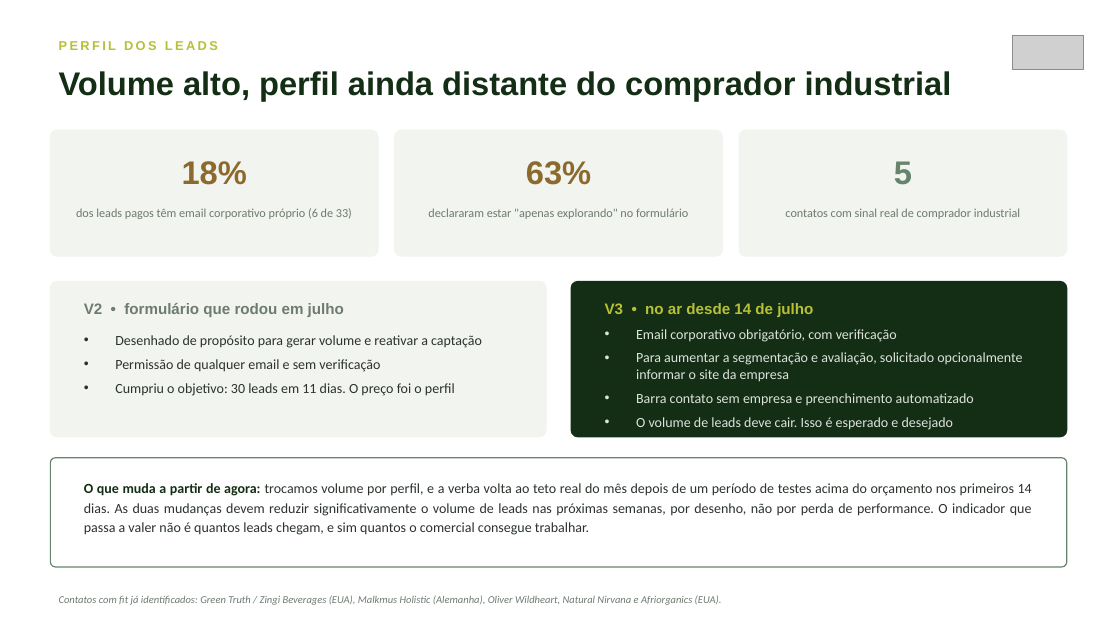
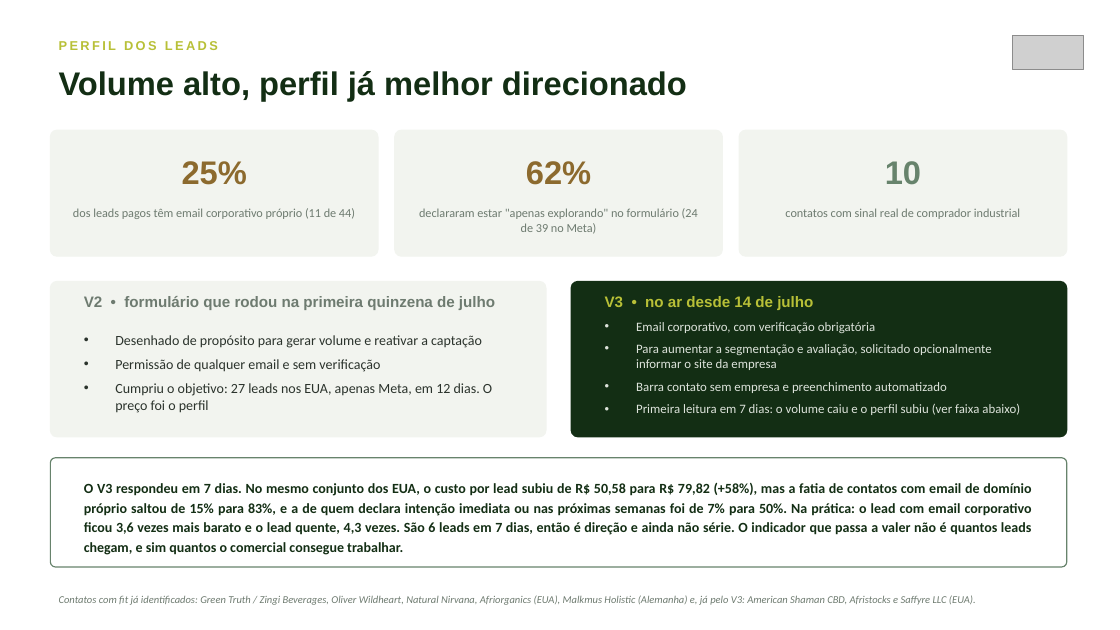
Before and after one commit to gpr25/arqOS, a slide deck: slide 5 of Triunfo do Brasil/marketing/relatorios/triunfo-resultados-julho.pptx. Drawn at 1120x630 pixels with LibreOffice and Linux fonts; fonts in the diff are those of the drawing; grey boxes stand for pictures. Boxes give left, top, right and bottom in pixels: in the first picture for what was removed or moved away, otherwise in the second. Text is boxed around its words. In the diff, an @@ line names an element or a change of style, - is before the commit and + after.

```diff
--- a/Triunfo do Brasil/marketing/relatorios/triunfo-resultados-julho.pptx
+++ b/Triunfo do Brasil/marketing/relatorios/triunfo-resultados-julho.pptx
@@ text at (59, 71, 687, 101): text changed @@
-Volume alto, perfil ainda distante do comprador industrial
+Volume alto, perfil já melhor direcionado
@@ text at (182, 161, 247, 185): text changed @@
-18%
+25%
@@ text at (526, 161, 591, 185): text changed @@
-63%
+62%
@@ text at (885, 161, 921, 185): text changed @@
-5
+10
@@ text at (73, 208, 355, 219): text changed @@
-dos leads pagos têm email corporativo próprio (6 de 33)
+dos leads pagos têm email corporativo próprio (11 de 44)
@@ text at (419, 208, 698, 234): text changed @@
-declararam estar "apenas explorando" no formulário
+declararam estar "apenas explorando" no formulário (24 de 39 no Meta)
@@ text at (84, 296, 495, 310): text changed @@
-V2 • formulário que rodou em julho
+V2 • formulário que rodou na primeira quinzena de julho
@@ text "V3 • no ar desde ...": place and size @@
-text "V3 • no ar desde ..." at (605, 303, 813, 317)
+text "V3 • no ar desde ..." at (605, 296, 813, 310)
@@ text "Email corporativo, com verificação obrigatória": place and size @@
-text "Email corporativo, com verificação obrigatória" at (636, 329, 1022, 430)
+text "Email corporativo, com verificação obrigatória" at (636, 322, 1020, 415)
@@ text at (636, 322, 875, 333): text changed; size 12 to 11 pt @@
-• Email corporativo obrigatório, com verificação
+• Email corporativo, com verificação obrigatória
@@ text at (636, 344, 991, 393): size 12 to 11 pt in "Para aumentar a segmentação e avaliação, solicitado ...", "Barra contato sem empresa e preenchimento automatizado" @@
@@ text at (115, 383, 492, 413): text changed @@
-• Cumpriu o objetivo: 30 leads em 11 dias. O preço foi o perfil
+• Cumpriu o objetivo: 27 leads nos EUA, apenas Meta, em 12 dias. O preço foi o perfil
@@ text at (636, 404, 1020, 415): text changed; size 12 to 11 pt @@
-• O volume de leads deve cair. Isso é esperado e desejado
+• Primeira leitura em 7 dias: o volume caiu e o perfil subiu (ver faixa abaixo)
@@ text at (84, 483, 1032, 555): text changed; text colour #2B332C to #132E14; bold on @@
-O que muda a partir de agora: trocamos volume por perfil, e a verba volta ao teto real do mês depois de um período de testes acima do orçamento nos primeiros 14 dias. As duas mudanças devem reduzir significativamente o volume de leads nas próximas semanas, por desenho, não por perda de performance. O indicador que passa a valer não é quantos leads chegam, e sim quantos o comercial consegue trabalhar.
+O V3 respondeu em 7 dias. No mesmo conjunto dos EUA, o custo por lead subiu de R$ 50,58 para R$ 79,82 (+58%), mas a fatia de contatos com email de domínio próprio saltou de 15% para 83%, e a de quem declara intenção imediata ou nas próximas semanas foi de 7% para 50%. Na prática: o lead com email corporativo ficou 3,6 vezes mais barato e o lead quente, 4,3 vezes. São 6 leads em 7 dias, então é direção e ainda não série. O indicador que passa a valer não é quantos leads chegam, e sim quantos o comercial consegue trabalhar.
@@ text at (59, 595, 976, 605): text changed @@
-Contatos com fit já identificados: Green Truth / Zingi Beverages (EUA), Malkmus Holistic (Alemanha), Oliver Wildheart, Natural Nirvana e Afriorganics (EUA).
+Contatos com fit já identificados: Green Truth / Zingi Beverages, Oliver Wildheart, Natural Nirvana, Afriorganics (EUA), Malkmus Holistic (Alemanha) e, já pelo V3: American Shaman CBD, Afristocks e Saffyre LLC (EUA).
```
Also in this commit, not shown: 6 other slides changed, 38 other files.
